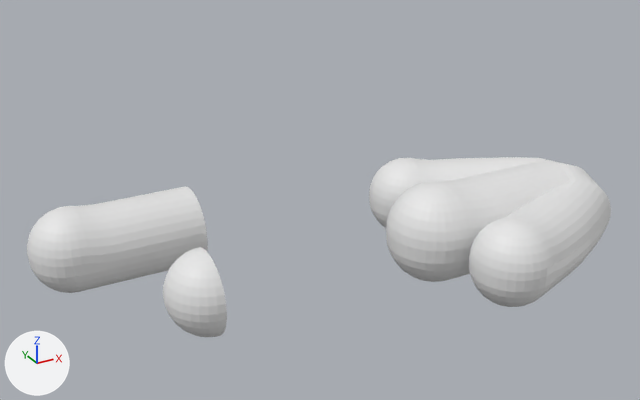
Two versions of the Blender file Wizzy feet.blend, one commit apart.
Rendered twice from a 50 mm lens placed at (-12.18, -16.22, 9.72), pointed at (-0.77, 4.53, -0.65). The lights are fixed; the arrows at lower left show +X, +Y and +Z. The first picture is the older version.
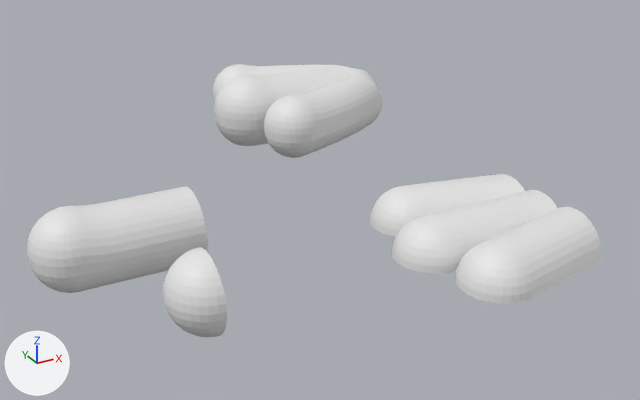
The change in detail:
Mesh me_sphere_005 is new.
It has 1108 vertices, 1046 faces and spans x -1.05..3.49, y -2.93..2.93, z -0.58..0.42.
Object 'Sphere.001' (ob_sphere_001) moves from (0.0, 0.0, 0.0) to (0.0, 11.13, 0.0).
Object 'Sphere.004' (ob_sphere_004) moves from (0.65, -2.21, 0.0) to (0.65, 8.92, 0.0).
Object '.Middle toe' (ob_middle_toe) is new; it shows me_sphere_005.
Its location is (0.0, 0.0, 0.0).

Location of each change, [x1, y1, x2, y2] in pixels of the pictures (640 x 400 px):
'Sphere.004', moved
    before: [369, 157, 611, 307]
    after: [213, 64, 382, 158]
'.Middle toe', added
    after: [370, 174, 601, 303]
'Sphere.001', moved
    before: [386, 161, 570, 282]
    after: [214, 65, 351, 146]
